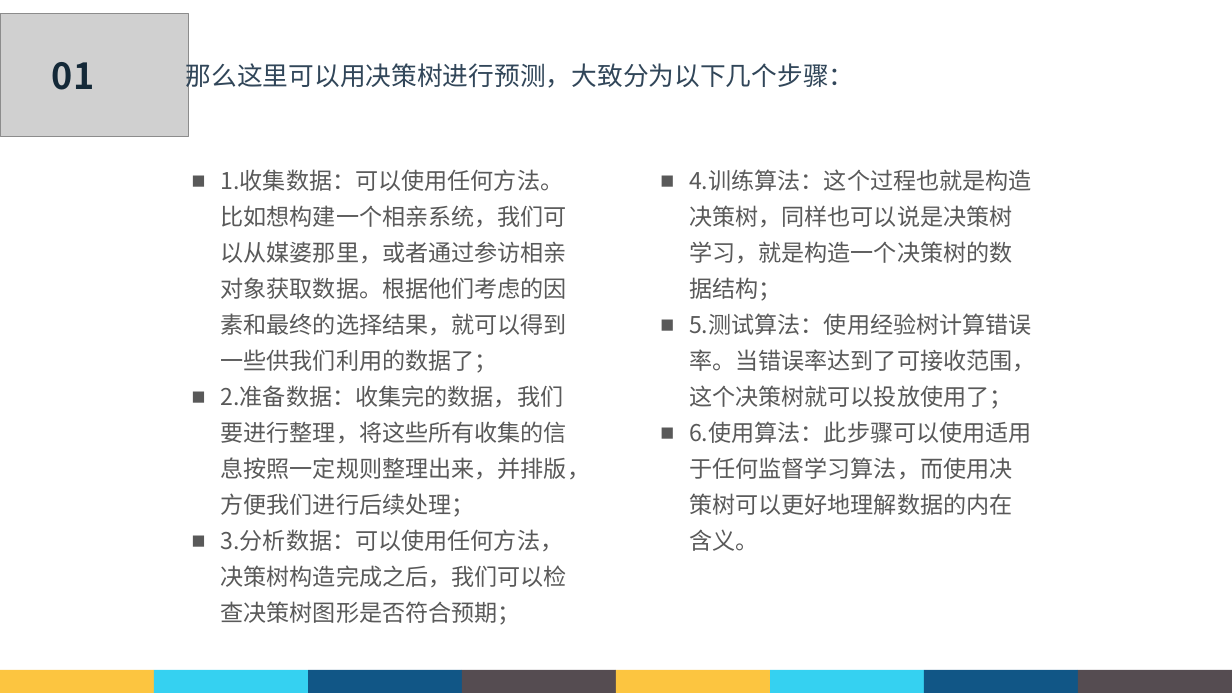
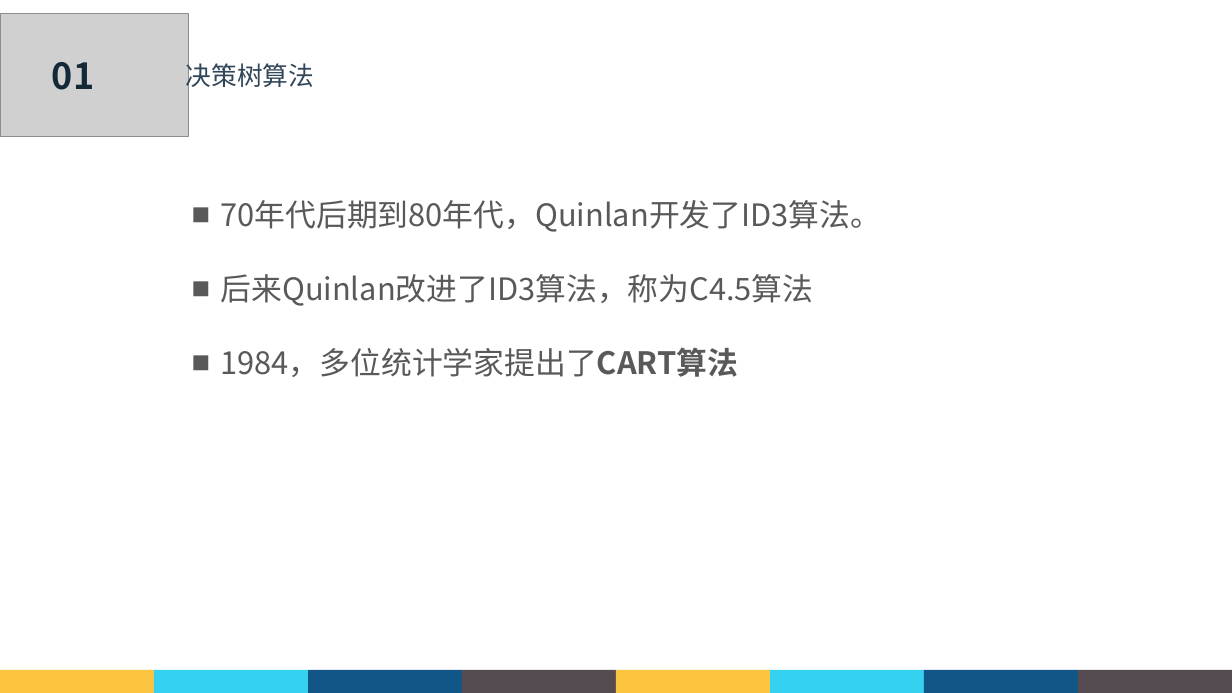
Before and after one commit to Geohot-2020/Python_ml, a slide deck: slide 5 of 实践/决策树/决策树分析.pptx. Drawn at 1232x693 pixels with LibreOffice and Linux fonts; fonts in the diff are those of the drawing; grey boxes stand for pictures; background and template pictures are left out. Boxes give left, top, right and bottom in pixels: in the first picture for what was removed or moved away, otherwise in the second. Text is boxed around its words. In the diff, an @@ line names an element or a change of style, - is before the commit and + after.

```diff
--- a/实践/决策树/决策树分析.pptx
+++ b/实践/决策树/决策树分析.pptx
@@ text at (186,59,314,92): text changed @@
-那么这里可以用决策树进行预测，大致分为以下几个步骤：
+决策树算法
@@ text removed at (689,169,1035,551) @@
-■ 4.训练算法：这个过程也就是构造决策树，同样也可以说是决策树学习，就是构造一个决策树的数据结构；
-■ 5.测试算法：使用经验树计算错误率。当错误率达到了可接收范围，这个决策树就可以投放使用了；
-■ 6.使用算法：此步骤可以使用适用于任何监督学习算法，而使用决策树可以更好地理解数据的内在含义。
@@ text at (221,200,882,377): text changed; size 18 to 24 pt @@
-■ 1.收集数据：可以使用任何方法。比如想构建一个相亲系统，我们可以从媒婆那里，或者通过参访相亲对象获取数据。根据他们考虑的因素和最终的选择结果，就可以得到一些供我们利用的数据了；
-■ 2.准备数据：收集完的数据，我们要进行整理，将这些所有收集的信息按照一定规则整理出来，并排版，方便我们进行后续处理；
-■ 3.分析数据：可以使用任何方法，决策树构造完成之后，我们可以检查决策树图形是否符合预期；
+■ 70年代后期到80年代，Quinlan开发了ID3算法。
+■ 后来Quinlan改进了ID3算法，称为C4.5算法
+■ 1984，多位统计学家提出了CART算法
```
Also in this commit, not shown: 2 other slides changed, 1 other file.
